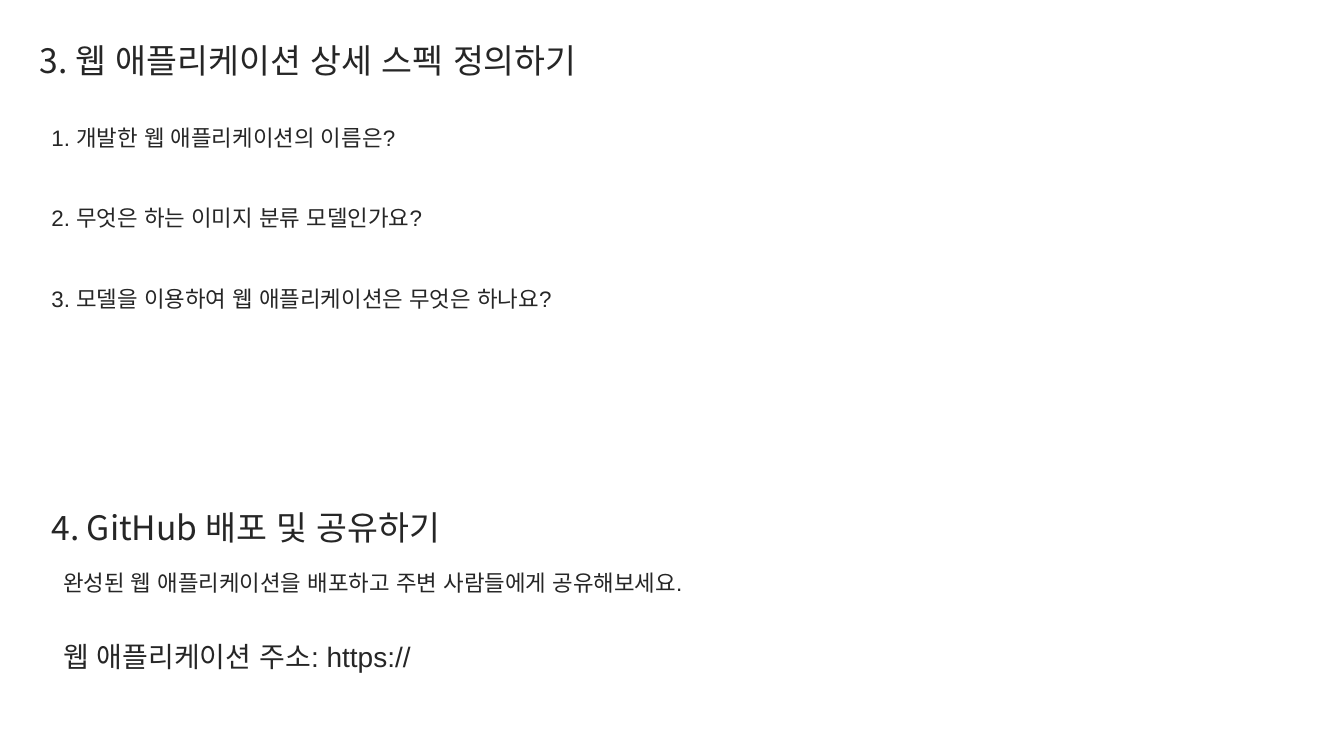
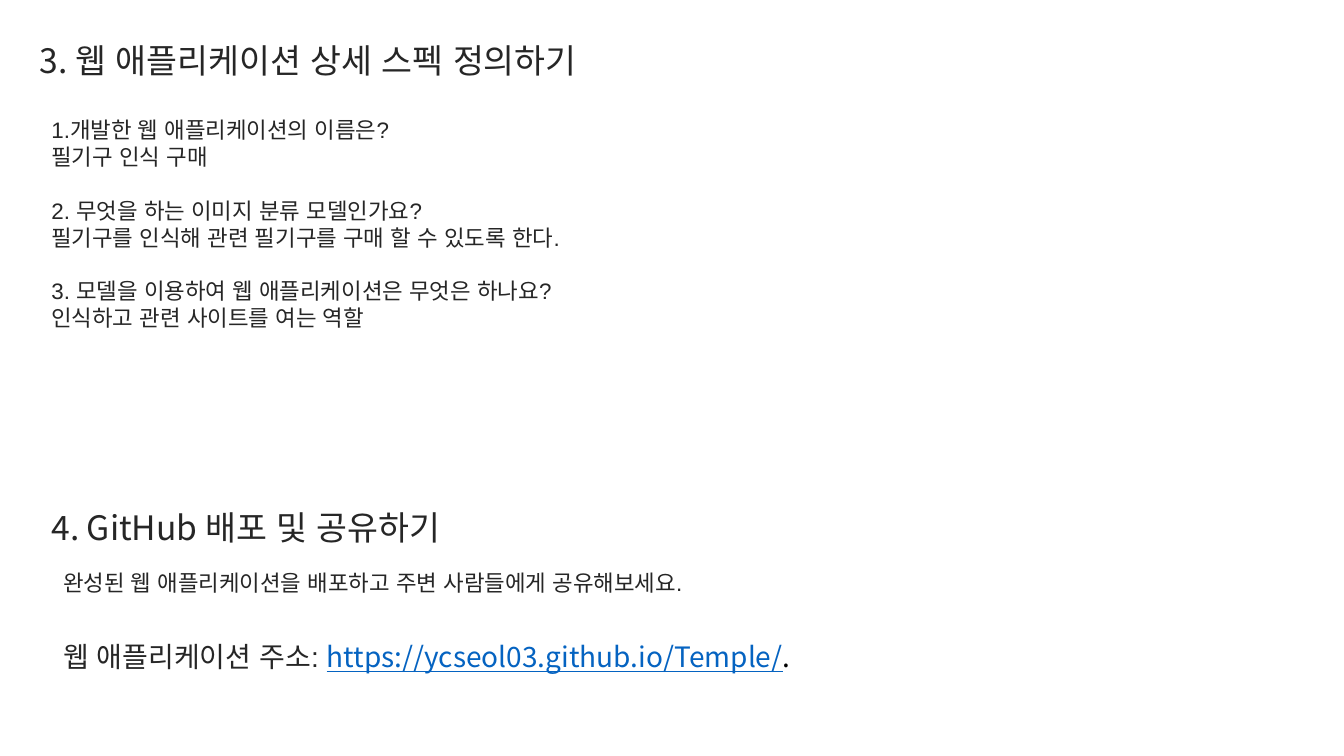
Before and after one commit to ycseol03/Temple, a slide deck: slide 4 of Report.pptx. Drawn at 1344x756 pixels with LibreOffice and Linux fonts; fonts in the diff are those of the drawing. Boxes give left, top, right and bottom in pixels: in the first picture for what was removed or moved away, otherwise in the second. Text is boxed around its words. In the diff, an @@ line names an element or a change of style, - is before the commit and + after.

```diff
--- a/Report.pptx
+++ b/Report.pptx
@@ text at <box>51,119,560,328</box>: text changed @@
-1. 개발한 웹 애플리케이션의 이름은?
-2. 무엇은 하는 이미지 분류 모델인가요?
-3. 모델을 이용하여 웹 애플리케이션은 무엇은 하나요?
+1.개발한 웹 애플리케이션의 이름은?
+필기구 인식 구매
+2. 무엇을 하는 이미지 분류 모델인가요?
+필기구를 인식해 관련 필기구를 구매 할 수 있도록 한다.
+3. 모델을 이용하여 웹 애플리케이션은 무엇은 하나요?
+인식하고 관련 사이트를 여는 역할
@@ text at <box>63,644,791,674</box>: text changed; font Arial to Noto Sans CJK KR; text colour #262626 to #0563C1 @@
-웹 애플리케이션 주소: https://
+웹 애플리케이션 주소: https://ycseol03.github.io/Temple/.
```
Also in this commit, not shown: 3 other slides changed, 4 other files.
